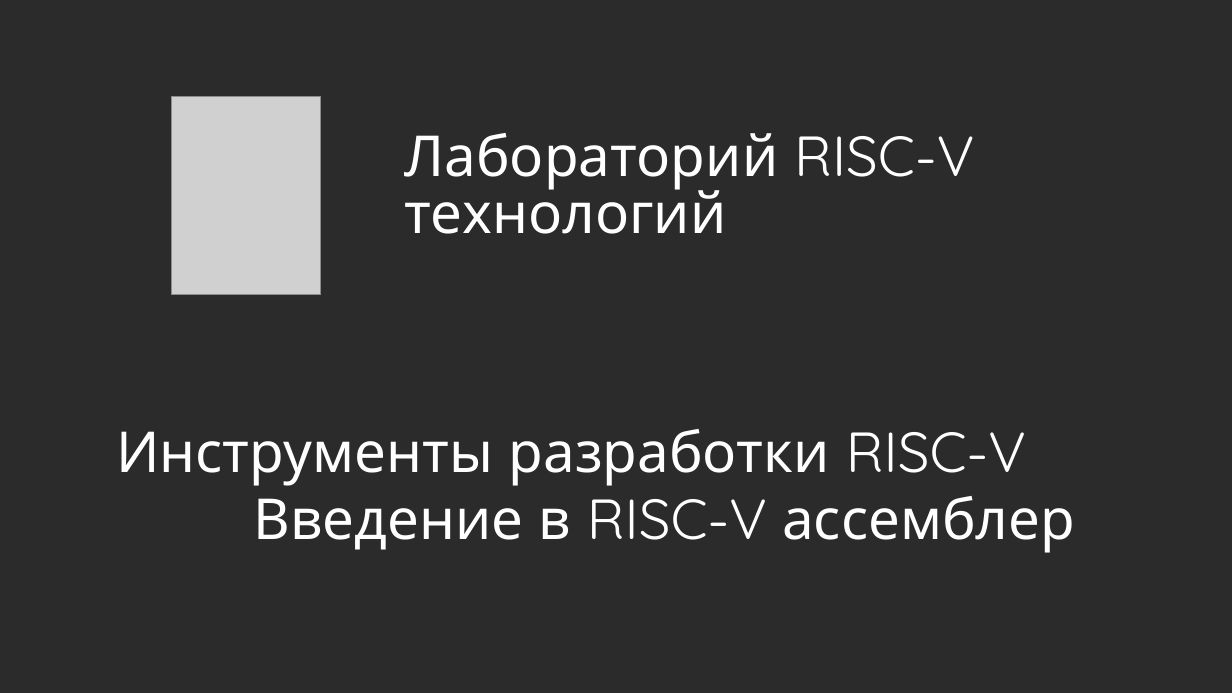
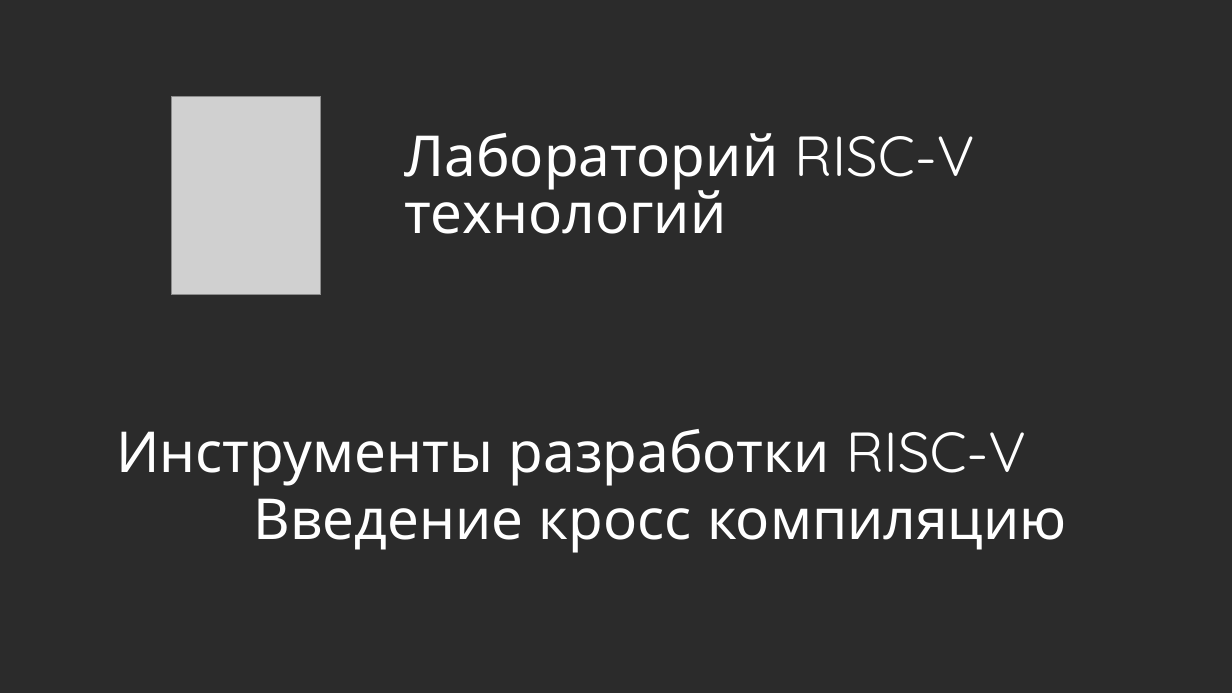
Before and after one commit to riscv-technologies-lab/riscv-toolchain-labs, a slide deck: slide 1 of slides/02_cross_compilation.odp. Drawn at 1232x693 pixels with LibreOffice and Linux fonts; fonts in the diff are those of the drawing; grey boxes stand for pictures; background and template pictures are left out; a plain dark background stands for a picture behind light text. Boxes give left, top, right and bottom in pixels: in the first picture for what was removed or moved away, otherwise in the second. Text is boxed around its words. In the diff, an @@ line names an element or a change of style, - is before the commit and + after.

Commit message:
Add 03_riscv-architecture slides

```diff
--- a/slides/02_cross_compilation.odp
+++ b/slides/02_cross_compilation.odp
@@ text at <box>254,498,1067,553</box>: text changed @@
-Введение в RISC-V ассемблер
+Введение кросс компиляцию
```
Also in this commit, not shown: 1 other file.
